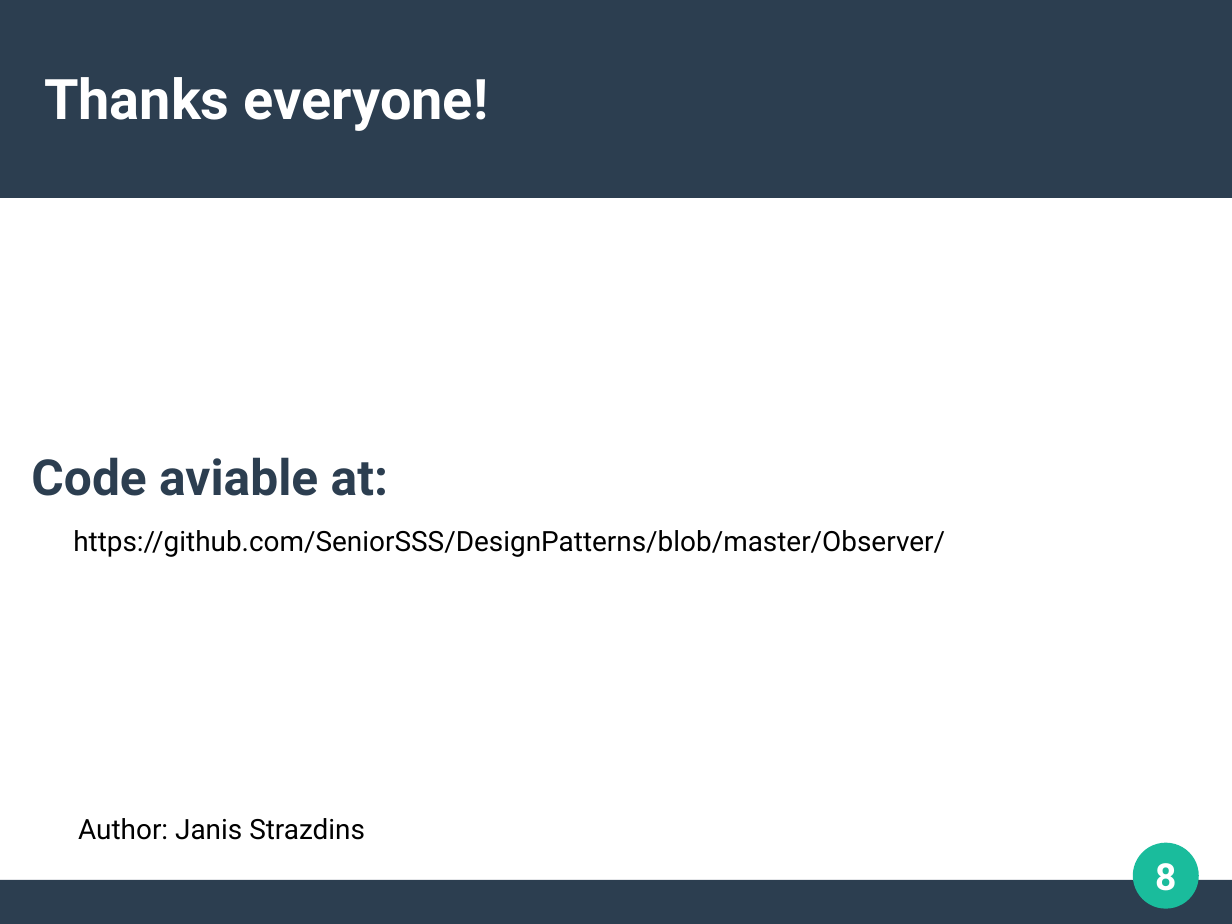
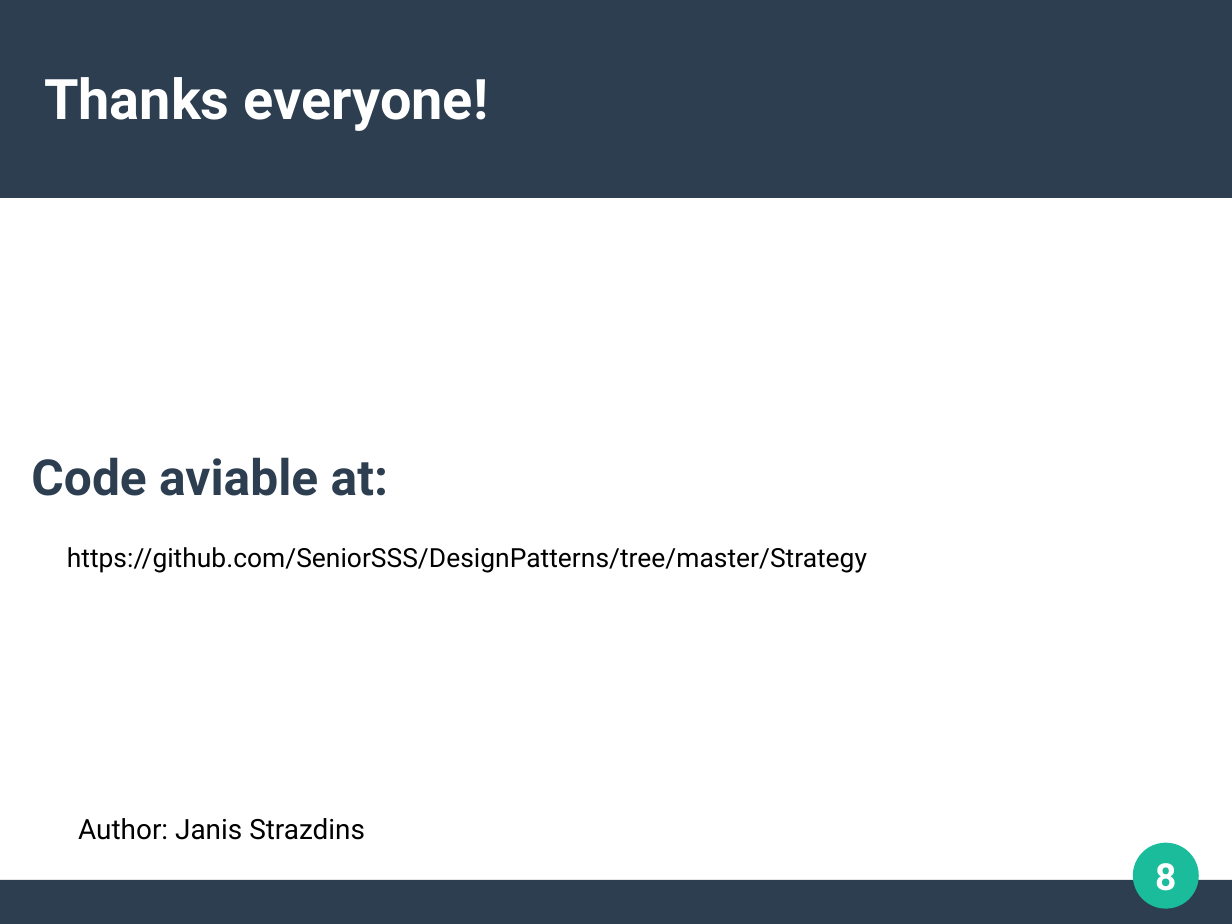
Before and after one commit to SeniorSSS/DesignPatterns, a slide deck: slide 8 of Strategy/StrategyPattern.ppt. Drawn at 1232x924 pixels with LibreOffice and Linux fonts; fonts in the diff are those of the drawing. Boxes give left, top, right and bottom in pixels: in the first picture for what was removed or moved away, otherwise in the second. Text is boxed around its words. In the diff, an @@ line names an element or a change of style, - is before the commit and + after.

```diff
--- a/Strategy/StrategyPattern.ppt
+++ b/Strategy/StrategyPattern.ppt
@@ text at (x1=67, y1=547, x2=867, y2=573): text changed; size 18 to 17 pt @@
-https://github.com/SeniorSSS/DesignPatterns/blob/master/Observer/
+https://github.com/SeniorSSS/DesignPatterns/tree/master/Strategy
```
Also in this commit, not shown: 1 other slide changed, 5 other files.
